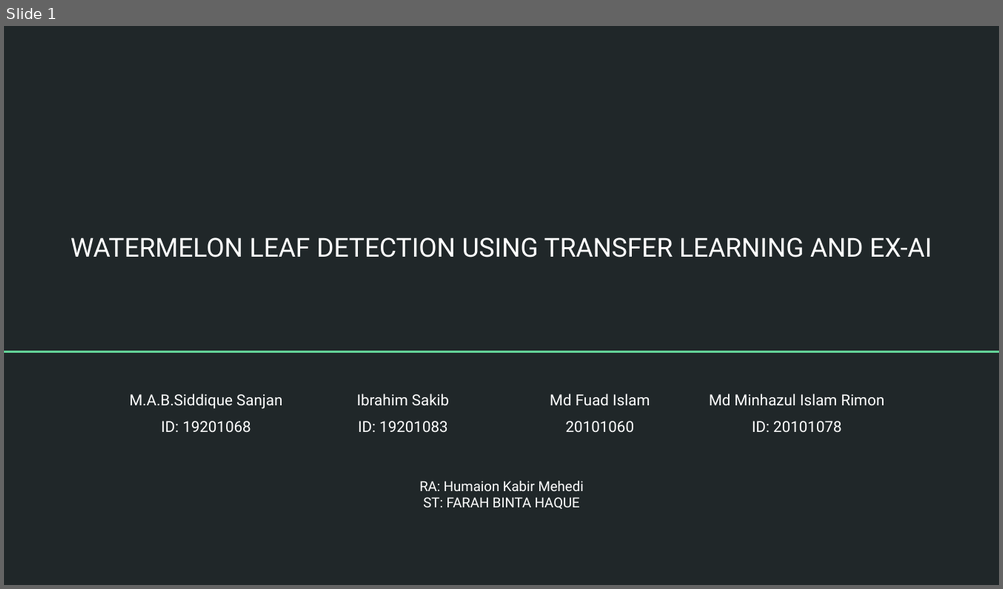
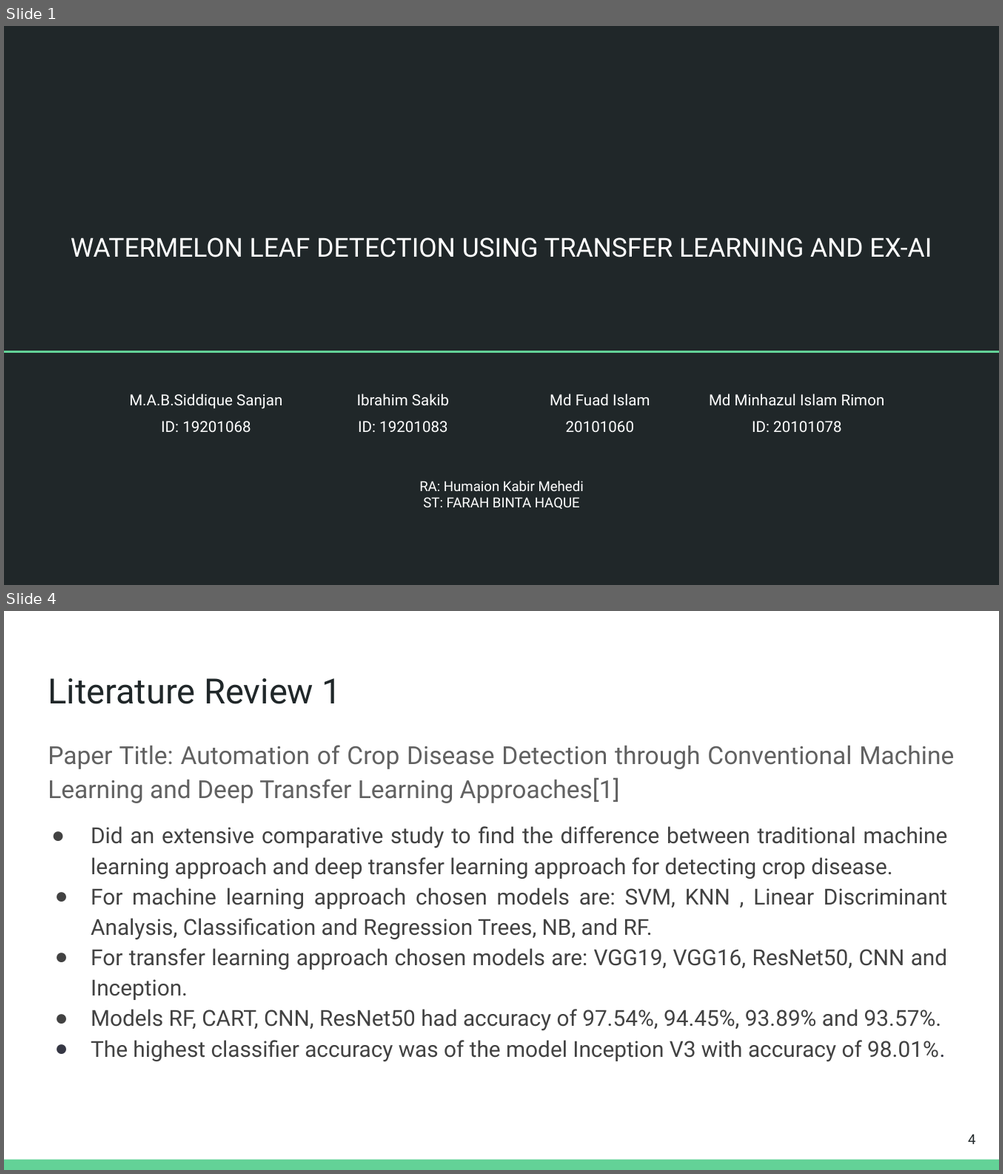
Before and after one commit to mdFuadIslam/cse438, a slide deck: Submission4/Slide.pptx. Shown one above the other, each under a label of ours: slide 1 before the commit, slides 1 and 4 after it; the slides between them are not shown. The pictures are 1003x589 and 1003x1174 pixels, drawn with LibreOffice and Linux fonts; fonts in the diff are those of the drawing. Boxes give left, top, right and bottom in pixels: in the first picture for what was removed or moved away, otherwise in the second. Text is boxed around its words. In the diff, an @@ line names an element or a change of style, - is before the commit and + after.

```diff
--- a/Submission4/Slide.pptx
+++ b/Submission4/Slide.pptx
@@ slide 4 added at box(4, 611, 999, 1170), background #FFFFFF @@
@@ title added at box(48, 678, 341, 704), 25.2 pt, text #202729 @@
+Literature Review 1
@@ title added at box(48, 745, 953, 803), 18 pt, text #616161 @@
+Paper Title: Automation of Crop Disease Detection through Conventional Machine Learning and Deep Transfer Learning Approaches[1]
@@ text added at box(91, 826, 948, 1062), 16 pt, text #424242 @@
+● Did an extensive comparative study to find the difference between traditional machine learning approach and deep transfer learning approach for detecting crop disease.
+● For machine learning approach chosen models are: SVM, KNN , Linear Discriminant Analysis, Classification and Regression Trees, NB, and RF.
+● For transfer learning approach chosen models are: VGG19, VGG16, ResNet50, CNN and Inception.
+● Models RF, CART, CNN, ResNet50 had accuracy of 97.54%, 94.45%, 93.89% and 93.57%.
+● The highest classifier accuracy was of the model Inception V3 with accuracy of 98.01%.
@@ page number added at box(967, 1134, 975, 1145), 10 pt, text #202729 @@
+4
@@ rectangle added at box(4, 1160, 999, 1170), fill #63D297 @@
```
Also in this commit, not shown: 4 slides changed, 9 other slides added, 2 slides removed, 4 other files.
